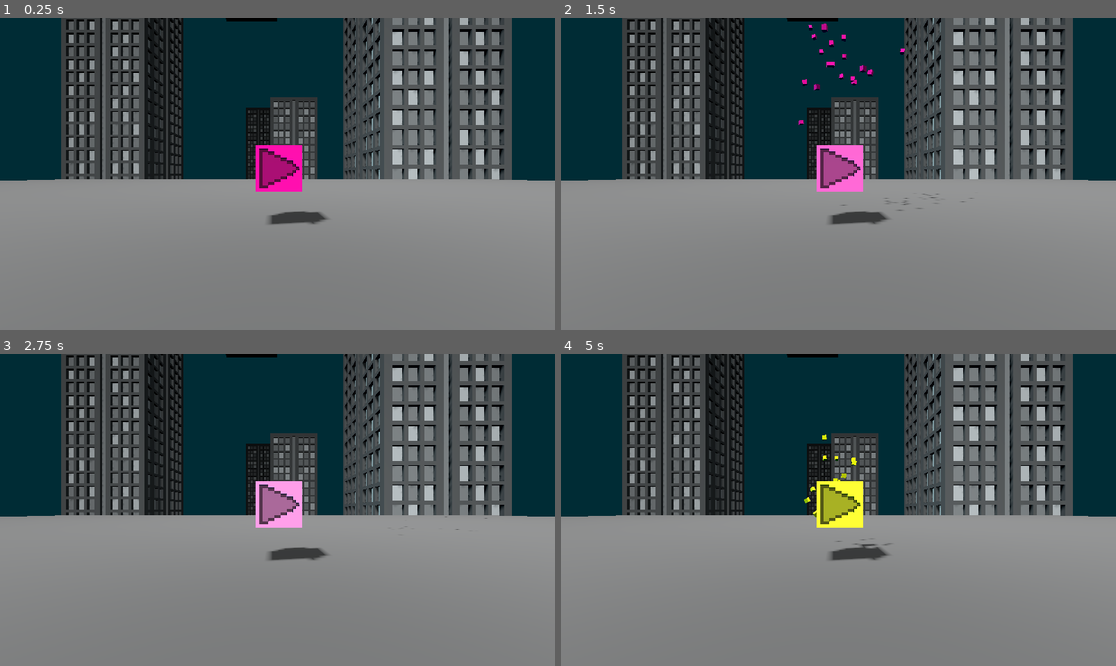
Above: before the commit, frames 1-4 (two rows, left to right).
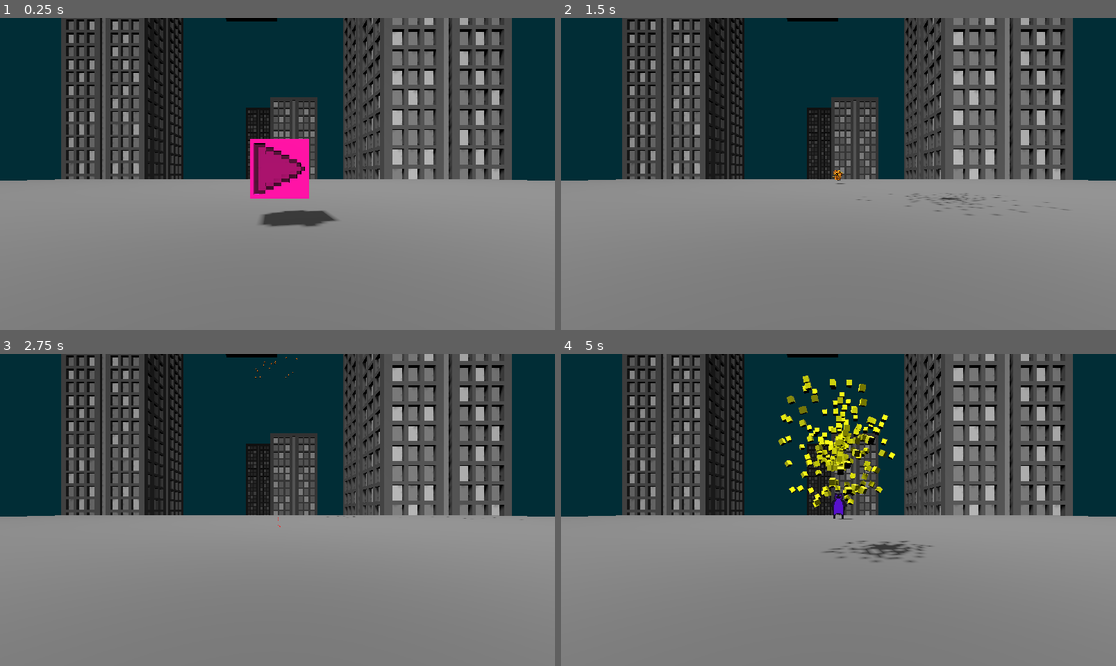
Above: after the commit, the same moments.

Repository: Majsek/Project_BC
Game: Godot game, scene res://scenes/world.tscn
Same seed, same stepped clock (60 frames per second), same inputs: the game is played once before the commit and once after it.
Inputs:
- Up to frame 1 (0.25 s): no input
- Up to frame 2 (1.5 s): tap Enter (ui_accept) at 0.5, 0.77 s
- Up to frame 3 (2.75 s): tap Enter (ui_accept) at 1.52 s
- Up to frame 4 (5 s): tap Enter (ui_accept) at 3.02, 3.77, 4.52 s; tap R (restart) at 4.15 s

The runs differ from the first frame. In frame 1, 1.6% of the frame differs, in the area x 45-69%, y 0-67%; in frame 2, 2.1%; in frame 3, 1.7%; in frame 4, 4.1%, in the area x 39-69%, y 0-67%.

Commit message:
+start/end-game, refactoring

Diff:
--- a/scenes/enemy.tscn
+++ b/scenes/enemy.tscn
@@ -15,6 +15,7 @@
 [node name="enemy" type="CharacterBody3D"]
 transform = Transform3D(0.295, 0, 0, 0, 0.295, 0, 0, 0, 0.295, 0, -0.75, 0)
 collision_layer = 2
+collision_mask = 3
 script = ExtResource("1_h4n54")
 
 [node name="CollisionShape3D" type="CollisionShape3D" parent="."]
--- a/scenes/player.tscn
+++ b/scenes/player.tscn
@@ -65,7 +65,12 @@
 [sub_resource type="StandardMaterial3D" id="StandardMaterial3D_3woh1"]
 resource_local_to_scene = true
 
-[node name="player" type="Node3D"]
+[sub_resource type="CapsuleShape3D" id="CapsuleShape3D_f3bqx"]
+radius = 0.277
+height = 1.0
+
+[node name="player" type="Area3D"]
+collision_mask = 3
 script = ExtResource("1_87gty")
 
 [node name="XROrigin3D" type="XROrigin3D" parent="."]
@@ -104,6 +109,11 @@
 mesh = SubResource("TorusMesh_pdqx8")
 skeleton = NodePath("../../right_hand")
 
+[node name="CollisionShape3D" type="CollisionShape3D" parent="."]
+transform = Transform3D(1, 0, 0, 0, 1, 0, 0, 0, 1, 0, 0.311101, 0)
+shape = SubResource("CapsuleShape3D_f3bqx")
+
+[connection signal="body_entered" from="." to="." method="_on_body_entered"]
 [connection signal="button_pressed" from="XROrigin3D/right_hand" to="XROrigin3D/right_hand" method="_on_button_pressed"]
 [connection signal="button_released" from="XROrigin3D/right_hand" to="XROrigin3D/right_hand" method="_on_button_released"]
 [connection signal="input_vector2_changed" from="XROrigin3D/right_hand" to="XROrigin3D/right_hand" method="_on_input_vector_2_changed"]
--- a/scenes/world.tscn
+++ b/scenes/world.tscn
@@ -18,6 +18,7 @@
 size = Vector3(1, 0.500783, 1)
 
 [sub_resource type="Environment" id="Environment_aqajr"]
+background_mode = 2
 reflected_light_source = 2
 glow_levels/1 = 1.7
 glow_levels/2 = 7.1
@@ -36,7 +37,6 @@
 fog_light_energy = 0.0
 volumetric_fog_enabled = true
 volumetric_fog_density = 0.01
-adjustment_enabled = true
 
 [sub_resource type="BoxShape3D" id="BoxShape3D_88i1i"]
 size = Vector3(1, 1, 1.07)
@@ -107,6 +107,7 @@
 skeleton = NodePath("../Skyscraper1")
 
 [node name="WorldEnvironment" type="WorldEnvironment" parent="."]
+unique_name_in_owner = true
 environment = SubResource("Environment_aqajr")
 
 [node name="start_cube" type="CharacterBody3D" parent="."]
--- a/scripts/enemy.gd
+++ b/scripts/enemy.gd
@@ -3,7 +3,7 @@
 @onready var main_ : Node = get_parent()
 @onready var player_ : Node = main_.player_
 
-@export var lives_ :int = randi_range(90,150)
+@export var lives_ :int = randi_range(90,200)
 const HIT_PARTICLE = preload("res://scenes/hit_particle.tscn")
 
 @export var follow_player_ :bool = true
@@ -13,7 +13,7 @@
 	set(value):
 		if value.s < 0.4:
 			value.s = 0.4
-		print(value.s)
+		#print(value.s)
 		color_ = value
 		$MeshInstance3D.get_surface_override_material(0).set_albedo(color_)
 
@@ -23,8 +23,9 @@
 
 func _ready():
 	initial_color_ = Color.from_hsv(randf_range(0,1), 1.0, 1.0, 1.0)
+	#initial_color_ = Color.from_hsv(0, 1.0, 1.0, 1.0)
 	color_ = initial_color_
-	self.scale *= lives_/100
+	self.scale *= lives_/80.0
 #	$MeshInstance3D.get_mesh().get_material().set_albedo(color_)
 #	$MeshInstance3D.get_surface_override_material(0).set_albedo(color_)
 
@@ -46,8 +47,9 @@
 #	print(follow_direction)
 	follow_direction.y = 0
 	set_velocity(follow_direction)
-	if follow_direction != Vector3(0,0,0):
-		move_and_slide()
+	#if follow_direction != Vector3(0,0,0):
+		#move_and_slide()
+	move_and_slide()
 
 func who() -> String:
 	return "enemy"
@@ -57,9 +59,11 @@
 	var delta_color2 = abs((projectile_color.h+1) - color_.h)
 	var dmg :int
 
-	if (delta_color1 < 0.10) or (delta_color2  < 0.10):
+	if (delta_color1 < 0.2) or (delta_color2  < 0.2):
+		dmg = 200
+		#print("perfect")
+	elif (delta_color1 < 0.10) or (delta_color2  < 0.10):
 		dmg = 150
-		print("perfect")
 	elif (delta_color1 < 0.30) or (delta_color2  < 0.30):
 		dmg = 20
 	elif (delta_color1 < 0.50) or (delta_color2  < 0.50):
@@ -82,5 +86,8 @@
 	hit_particle.init(dmg, initial_color_, position)
 	main_.add_child(hit_particle)
 	if is_start_cube_:
-		main_.running_ = true
+		main_.start_game()
+	else:
+		main_.enemies_killed_ += 1
+		main_.dmg_done_ += dmg
 	self.queue_free()
--- a/scripts/hand.gd
+++ b/scripts/hand.gd
@@ -30,6 +30,7 @@
 
 	#TEST R restart
 	if Input.is_action_just_pressed("restart") != false:
+#TODO: jedna restart funkce ve world.gd
 		get_tree().reload_current_scene()
 #INPUTS
 func _on_button_pressed(name):
--- a/scripts/hit_particle.gd
+++ b/scripts/hit_particle.gd
@@ -8,4 +8,4 @@
 	position = pos
 	set_rotation(rotation)
 	get_draw_pass_mesh(0).get_material().set_albedo(color)
-	print(amount)
+	#print(amount)
--- a/scripts/player.gd
+++ b/scripts/player.gd
@@ -3,6 +3,12 @@
 #TODO možná hodit do detect_pull
 var right_initial_grab_pos_ : Vector3
 var left_initial_grab_pos_ : Vector3
+
+var lives_ : int = 3:
+	set(value):
+		lives_ = value
+		if lives_ <= 0:
+			main_.end_game()
 
 var player_initial_pos_ : Vector3
 var pulling_ : bool = false
@@ -21,11 +27,11 @@
 		detect_pull()
 
 func check_grab() -> void:
-	print("------------------")
-	print("check")
+	#print("------------------")
+	#print("check")
 
 	if right_hand_.grabbing_ or left_hand_.grabbing_:
-		print("grabuju")
+		#print("grabuju")
 		grabbing_ = true
 
 		if first_grabbing_hand_ == null:
@@ -42,7 +48,7 @@
 				first_grabbing_hand_ = right_hand_
 				pulling_ = false
 	else:
-		print("negrabuju")
+		#print("negrabuju")
 		grabbing_ = false
 		pulling_ = false
 		first_grabbing_hand_ = null
@@ -105,3 +111,9 @@
 	#else:
 		#grabbing_ = false
 		#pulling_ = false
+
+
+func _on_body_entered(body):
+	body.die(999)
+	#lives_ -= 1
+	lives_ -= 1
--- a/scripts/world.gd
+++ b/scripts/world.gd
@@ -2,17 +2,30 @@
 
 @onready var player_
 
+#SCORE
+var enemies_killed_ : int = 0
+var dmg_done_ : int = 0
+
+
 var interface_ : XRInterface
 var enemy_ : Resource = preload("res://scenes/enemy.tscn")
-var running_ : bool = false:
-	set(value):
-		running_ = value
-#START TODO: do samostatný start funkce by to bylo lepší
-		if value:
-			%enemy.follow_player_ = true
-			%enemy.visible = true
-			await get_tree().create_timer(1).timeout
-			spawnEnemy()
+var running_ : bool = false
+
+func start_game() -> void:
+	running_ = true
+	%enemy.follow_player_ = true
+	%enemy.visible = true
+	await get_tree().create_timer(1).timeout
+	spawnEnemy()
+
+func end_game() -> void:
+	print("Enemies killed:")
+	print(enemies_killed_)
+	print("Damage done:")
+	print(dmg_done_)
+
+	get_tree().reload_current_scene()
+
 
 func _ready():
 	interface_ = XRServer.find_interface("OpenXR")
Not shown: 1 places in scenes/player.tscn that only renumber resources
